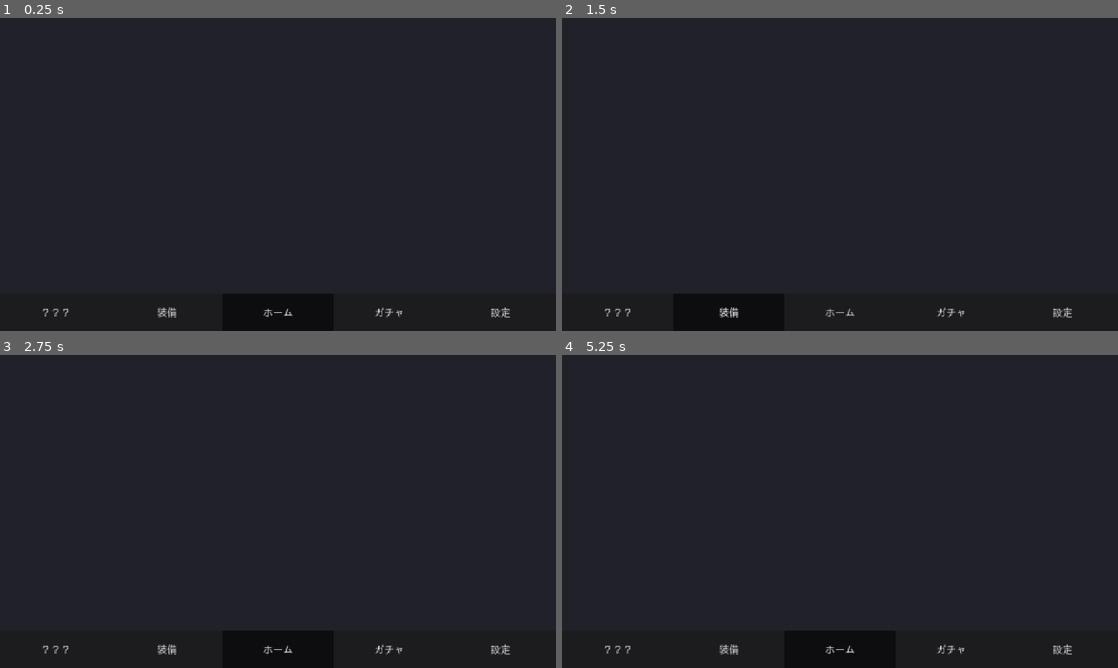
Above: before the commit, frames 1-4 (two rows, left to right).
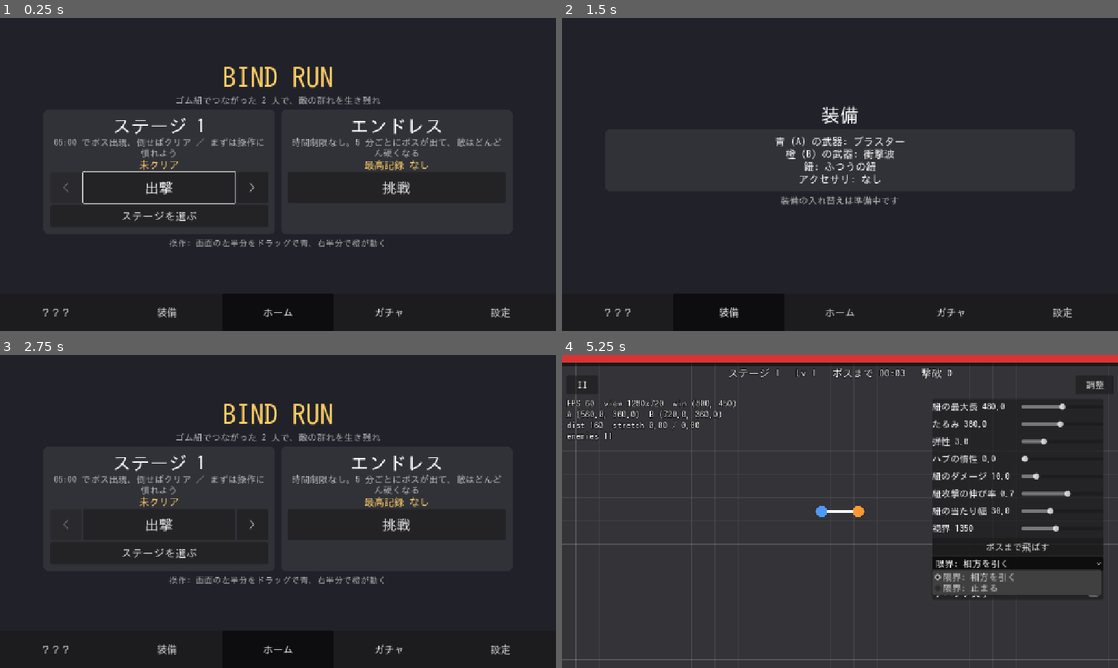
Above: after the commit, the same moments.

Repository: suutukuru/bind-run
Game: Godot game, scene res://scenes/home/home.tscn
Two runs of this game, one before a commit and one after it. Both use one fixed random seed, a clock stepped at 60 frames per second and the inputs below.
Inputs (mouse positions are in pixels of both pictures, inside the frame that each line leads up to):
- Up to frame 1 (0.25 s): no input
- Up to frame 2 (1.5 s): click "？？？" at 0.5 s; click "装備" at 1.25 s
- Up to frame 3 (2.75 s): click "ホーム" at 2 s
- Up to frame 4 (5.25 s): click (723, 524) at 2.75 s, where only the run after the commit has a clickable "出撃"; click (1095, 386) at 3.5 s, where only the run after the commit has a clickable "調整"; click (1017, 545) at 4.25 s, where only the run after the commit has a clickable "ボスまで飛ばす"; click (1017, 564) at 5 s, where only the run after the commit has a clickable "限界: 相方を引く"

The runs differ from the first frame. In frame 1, 3.9% of the frame differs, in the area x 9-91%, y 15-74%; in frame 2, 1.5%; in frame 3, 3.6%; in frame 4, 23%, in the area x 0-100%, y 0-100%.

Commit message:
ホーム画面の縦持ちの崩れを修正（折り返し幅の指定とページのスクロール）
Co-Authored-By: Claude Sonnet 5.5 <noreply@anthropic.com>
Claude-Session: https://claude.ai/code/session_01FmuN5U8N5hun1pocAD6Yrf

Diff:
--- a/scenes/home/home.gd
+++ b/scenes/home/home.gd
@@ -20,6 +20,12 @@
 ]
 ## 設定「CPU 担当」の選択肢（Main の CPU_NONE / CPU_BLUE / CPU_ORANGE と同じ順）
 const CPU_CHOICES: Array = ["自分で両方を操作", "青（A）を CPU に任せる", "橙（B）を CPU に任せる"]
+## 文字の折り返す幅の基準（_layout で px にする）
+const WRAP_PAGE: int = 0
+const WRAP_CARD: int = 1
+const WRAP_HOME_CARD: int = 2
+## カードの内側の余白（_add_card の content_margin）
+const CARD_MARGIN: float = 16.0
 const ACCENT: Color = Color(1.0, 0.82, 0.4)
 const DIM: Color = Color(1, 1, 1, 0.65)
 
@@ -185,7 +191,7 @@
 	endless_button.set_meta("font_units", 4.6)
 
 	_add_label(box, "操作: 画面の左半分をドラッグで青、右半分で橙が動く", 2.8, DIM)
-	return box.get_parent() as Control
+	return _page_of(box)
 
 
 func _build_stage_select() -> Control:
@@ -198,7 +204,7 @@
 		button.size_flags_horizontal = Control.SIZE_EXPAND_FILL
 		_stage_buttons.append(button)
 	_add_button(box, "戻る", 8.0, show_tab.bind(TAB_HOME))
-	return box.get_parent() as Control
+	return _page_of(box)
 
 
 func _build_equipment() -> Control:
@@ -215,7 +221,7 @@
 	]:
 		_add_label(card, line, 3.4)
 	_add_label(box, "装備の入れ替えは準備中です", 3.0, DIM)
-	return box.get_parent() as Control
+	return _page_of(box)
 
 
 func _build_gacha() -> Control:
@@ -230,7 +236,7 @@
 		var button: Button = _add_button(row, text, 9.0, func() -> void: pass)
 		button.size_flags_horizontal = Control.SIZE_EXPAND_FILL
 		button.disabled = true
-	return box.get_parent() as Control
+	return _page_of(box)
 
 
 func _build_undecided() -> Control:
@@ -239,7 +245,7 @@
 	var card: VBoxContainer = _add_card(box)
 	_add_label(card, "ここに何を置くかは未定です", 3.4)
 	_add_label(card, "候補: ミッション / 図鑑 / ショップ / ランキング", 3.0, DIM)
-	return box.get_parent() as Control
+	return _page_of(box)
 
 
 func _build_settings() -> Control:
@@ -266,7 +272,7 @@
 	_scaled.append(cpu)
 	_reset_button = _add_button(card, "記録を消す", 8.0, _on_reset_pressed)
 	_add_label(box, "開発版（Web）", 2.6, DIM)
-	return box.get_parent() as Control
+	return _page_of(box)
 
 
 func _on_stage_chosen(number: int) -> void:
@@ -287,16 +293,27 @@
 	refresh()
 
 
-# ページの土台: 画面中央に縦に並べる箱を返す（ページ本体は box.get_parent()）
+# ページの土台: 縦に並べる箱を返す。画面に収まらないときは縦にスクロールできる
+# （縦持ち・小さい端末で、下のボタンが画面の外に出て押せなくなるのを防ぐ）。
+# ページ本体は _page_of(box)。中身が短いときは ScrollContainer の中で中央に寄る
 func _new_page() -> VBoxContainer:
-	var page: CenterContainer = CenterContainer.new()
+	var page: ScrollContainer = ScrollContainer.new()
 	page.visible = false
+	page.horizontal_scroll_mode = ScrollContainer.SCROLL_MODE_DISABLED
 	_content.add_child(page)
+	var center: CenterContainer = CenterContainer.new()
+	center.size_flags_horizontal = Control.SIZE_EXPAND_FILL
+	center.size_flags_vertical = Control.SIZE_EXPAND_FILL
+	page.add_child(center)
 	var box: VBoxContainer = VBoxContainer.new()
 	box.alignment = BoxContainer.ALIGNMENT_CENTER
-	page.add_child(box)
+	center.add_child(box)
 	_boxes.append(box)
 	return box
+
+
+func _page_of(box: Control) -> Control:
+	return box.get_parent().get_parent() as Control
 
 
 func _add_card(parent: Control) -> VBoxContainer:
@@ -304,11 +321,12 @@
 	var style: StyleBoxFlat = StyleBoxFlat.new()
 	style.bg_color = Color(1, 1, 1, 0.07)
 	style.set_corner_radius_all(12)
-	style.set_content_margin_all(16.0)
+	style.set_content_margin_all(CARD_MARGIN)
 	card.add_theme_stylebox_override("panel", style)
 	card.size_flags_horizontal = Control.SIZE_EXPAND_FILL
 	parent.add_child(card)
 	var box: VBoxContainer = VBoxContainer.new()
+	box.set_meta("in_home_cards", parent == _cards)
 	card.add_child(box)
 	return box
 
@@ -320,6 +338,11 @@
 	label.autowrap_mode = TextServer.AUTOWRAP_WORD_SMART
 	label.add_theme_color_override("font_color", color)
 	label.set_meta("font_units", font_units)
+	# 折り返す幅は _layout で決める。幅が決まらないと 1 文字ずつ折り返して縦に伸びる
+	if parent.has_meta("in_home_cards"):
+		label.set_meta("wrap", WRAP_HOME_CARD if parent.get_meta("in_home_cards") else WRAP_CARD)
+	else:
+		label.set_meta("wrap", WRAP_PAGE)
 	parent.add_child(label)
 	_scaled.append(label)
 	return label
@@ -370,7 +393,16 @@
 	_stage_grid.add_theme_constant_override("h_separation", int(1.5 * u))
 	_stage_grid.add_theme_constant_override("v_separation", int(1.5 * u))
 
+	var home_card_width: float = (width - 2.0 * u) / _cards.columns
 	for control: Control in _scaled:
+		if control is Label and control.has_meta("wrap"):
+			var wrap: int = int(control.get_meta("wrap"))
+			var wrap_width: float = width
+			if wrap == WRAP_CARD:
+				wrap_width = width - 2.0 * CARD_MARGIN
+			elif wrap == WRAP_HOME_CARD:
+				wrap_width = home_card_width - 2.0 * CARD_MARGIN
+			control.custom_minimum_size.x = wrap_width
 		if control.has_meta("font_units"):
 			control.add_theme_font_size_override("font_size", int(float(control.get_meta("font_units")) * u))
 		if control.has_meta("height_units"):
--- a/tests/test_home.gd
+++ b/tests/test_home.gd
@@ -225,6 +225,9 @@
 		await tree.process_frame
 		await tree.process_frame
 		for button: Button in _visible_buttons(home._pages[page_index]):
+			# 画面に収まらないページは縦にスクロールできる。スクロールして見える位置に出せることを確かめる
+			(home._pages[page_index] as ScrollContainer).ensure_control_visible(button)
+			await tree.process_frame
 			var rect: Rect2 = button.get_global_rect()
 			var where: String = "%s page %d button '%s' rect=%s" % [info, page_index, button.text.replace("\n", "/"), str(rect)]
 			check_true(rect.position.x >= -1.0 and rect.end.x <= view.x + 1.0, "inside horizontally: " + where)
@@ -235,6 +238,8 @@
 	await tree.process_frame
 	await tree.process_frame
 	for button: Button in _visible_buttons(home._stage_page):
+		(home._stage_page as ScrollContainer).ensure_control_visible(button)
+		await tree.process_frame
 		var rect: Rect2 = button.get_global_rect()
 		var where: String = "%s stage list button '%s' rect=%s" % [info, button.text.replace("\n", "/"), str(rect)]
 		check_true(rect.position.x >= -1.0 and rect.end.x <= view.x + 1.0, "inside horizontally: " + where)
Not shown, changed: docs/planning/changelog.md
